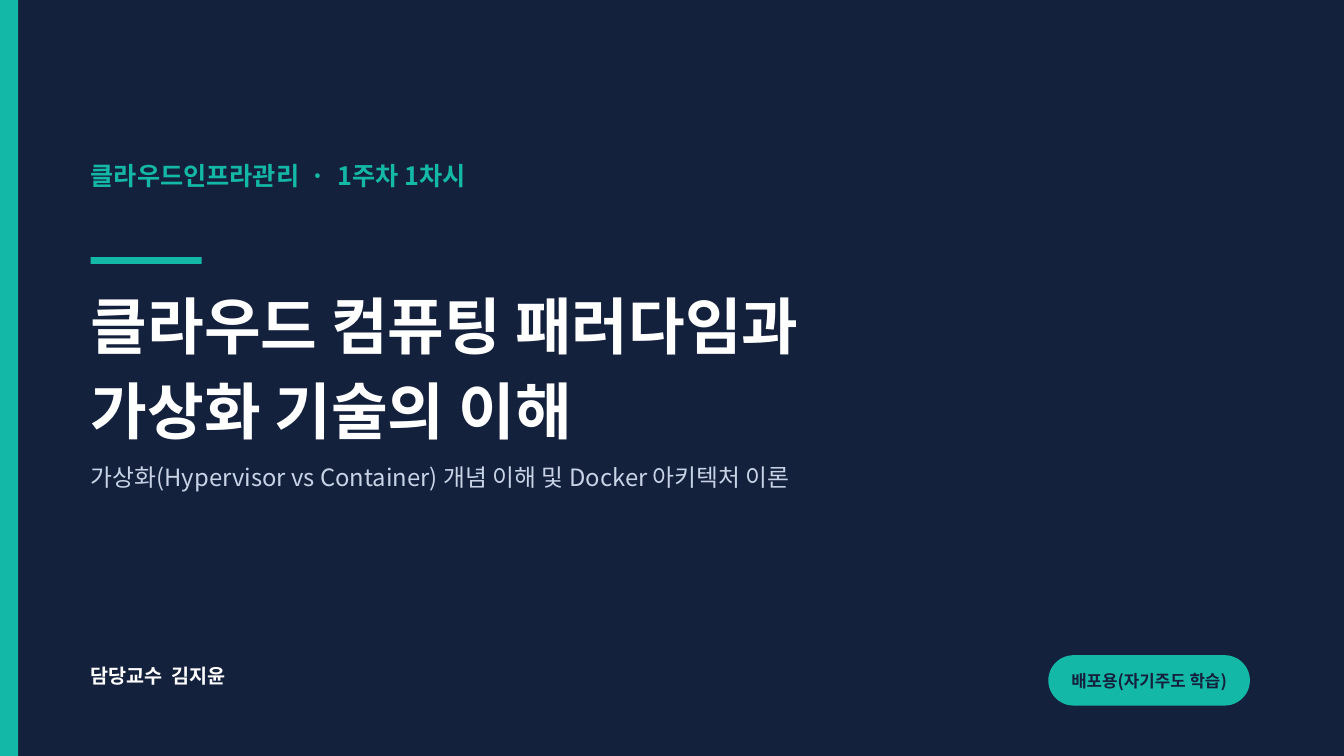
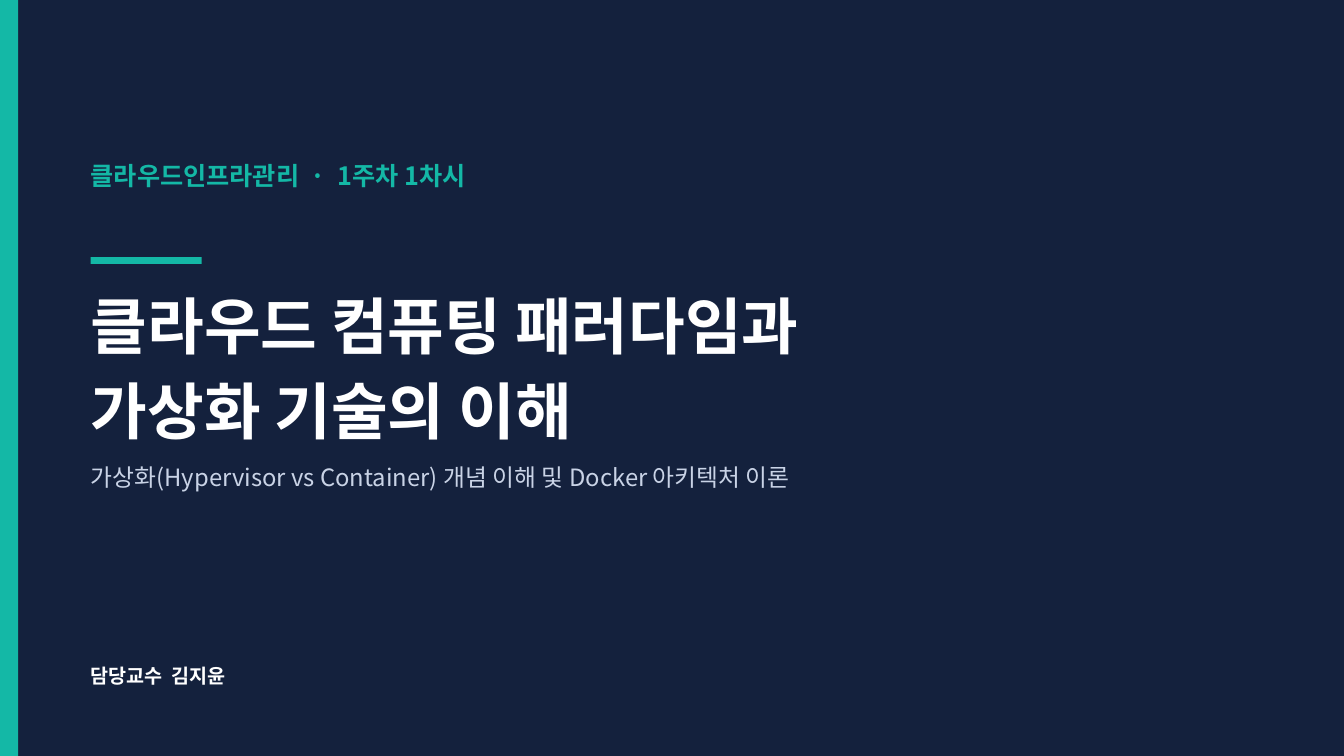
Before and after one commit to gorae-black/class, a slide deck: slide 1 of class/cloud_infra_mgmt/01주차_클라우드개념_Docker입문/01_강의자료/1차시_클라우드패러다임과가상화이론_배포용.pptx. Drawn at 1344x756 pixels with LibreOffice and Linux fonts; fonts in the diff are those of the drawing. Boxes give left, top, right and bottom in pixels: in the first picture for what was removed or moved away, otherwise in the second. Text is boxed around its words. In the diff, an @@ line names an element or a change of style, - is before the commit and + after.

```diff
--- a/class/cloud_infra_mgmt/01주차_클라우드개념_Docker입문/01_강의자료/1차시_클라우드패러다임과가상화이론_배포용.pptx
+++ b/class/cloud_infra_mgmt/01주차_클라우드개념_Docker입문/01_강의자료/1차시_클라우드패러다임과가상화이론_배포용.pptx
@@ rounded rectangle removed at (x1=1049, y1=655, x2=1250, y2=706) @@
-배포용(자기주도 학습)
```
Also in this commit, not shown: 2 other slides changed, 1 other file.
